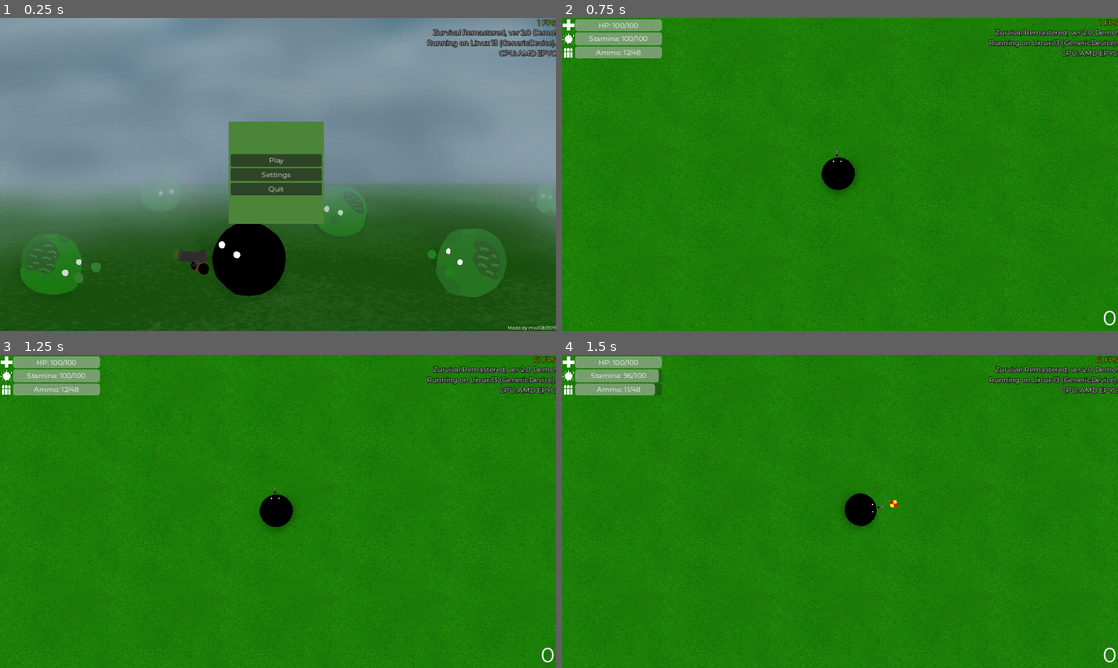
Above: before the commit, frames 1-4 (two rows, left to right).
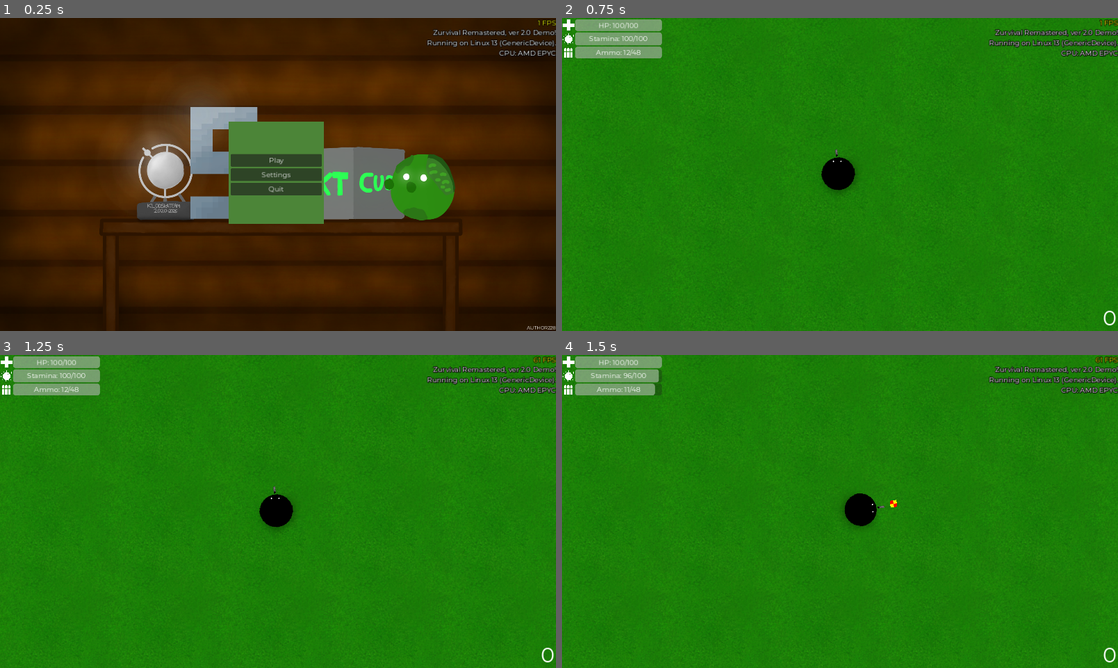
Above: after the commit, the same moments.

Repository: klodskateam/zurvival-remastered
Game: Godot game, scene res://menu.tscn
Two runs of this game, one before a commit and one after it. Both use one fixed random seed, a clock stepped at 60 frames per second and the inputs below.
Inputs (mouse positions are in pixels of both pictures, inside the frame that each line leads up to):
- Up to frame 1 (0.25 s): no input
- Up to frame 2 (0.75 s): click "Play" at 0.5 s
- Up to frame 3 (1.25 s): no input
- Up to frame 4 (1.5 s): tap Enter at 1.25 s; move the mouse to (962, 495) at 1.27 s; hold D (right) from 1.28 s (still down); hold Shift (run) from 1.28 s (still down); click (962, 495) at 1.42 s

The runs differ from the first frame. In frame 1, 93% of the frame differs, in the area x 0-100%, y 0-100%; in frame 2, nothing differs; in frame 3, nothing differs; in frame 4, nothing differs.
Error in both runs: Invalid type in function 'set_locale' in base 'TranslationServer'. Cannot convert argument 1 from Nil to String. (res://global.gd:20)

Commit message:
смена фонов каждые 5 секунд (возможно нестабильно!)

Diff:
--- a/background.gd
+++ b/background.gd
@@ -1,5 +1,5 @@
 extends Sprite2D
-
+var BGTIME = 0
 const BG1 = [
 	preload("res://bgs/8.png"),
 	"mw10b1909"
@@ -35,31 +35,34 @@
 const images = 8
 # Called when the node enters the scene tree for the first time.
 func _ready() -> void:
-	if randi_range(1, images) == 1:
-		texture = BG1[0]
-		$Label.text = tr("$createdby") + " " + BG1[1]
-	if randi_range(1, images) == 2:
-		texture = BG2[0]
-		$Label.text = tr("$createdby") + " " + BG2[1]
-	if randi_range(1, images) == 3:
-		texture = BG3[0]
-		$Label.text = tr("$createdby") + " " + BG3[1]
-	if randi_range(1, images) == 4:
-		texture = BG4[0]
-		$Label.text = tr("$createdby") + " " + BG4[1]
-	if randi_range(1, images) == 5:
-		texture = BG5[0]
-		$Label.text = tr("$createdby") + " " + BG5[1]
-	if randi_range(1, images) == 6:
-		texture = BG6[0]
-		$Label.text = tr("$createdby") + " " + BG6[1]
-	if randi_range(1, images) == 7:
-		texture = BG7[0]
-		$Label.text = tr("$createdby") + " " + BG7[1]
-	if randi_range(1, images) == 8:
-		texture = BG8[0]
-		$Label.text = tr("$createdby") + " " + BG8[1]
+	pass
 
 
 func _process(delta: float) -> void:
-	pass
+	BGTIME += delta
+	if BGTIME >= 5:
+		BGTIME -= 5
+		if randi_range(1, images) == 1:
+			texture = BG1[0]
+			$Label.text = tr("$createdby") + " " + BG1[1]
+		if randi_range(1, images) == 2:
+			texture = BG2[0]
+			$Label.text = tr("$createdby") + " " + BG2[1]
+		if randi_range(1, images) == 3:
+			texture = BG3[0]
+			$Label.text = tr("$createdby") + " " + BG3[1]
+		if randi_range(1, images) == 4:
+			texture = BG4[0]
+			$Label.text = tr("$createdby") + " " + BG4[1]
+		if randi_range(1, images) == 5:
+			texture = BG5[0]
+			$Label.text = tr("$createdby") + " " + BG5[1]
+		if randi_range(1, images) == 6:
+			texture = BG6[0]
+			$Label.text = tr("$createdby") + " " + BG6[1]
+		if randi_range(1, images) == 7:
+			texture = BG7[0]
+			$Label.text = tr("$createdby") + " " + BG7[1]
+		if randi_range(1, images) == 8:
+			texture = BG8[0]
+			$Label.text = tr("$createdby") + " " + BG8[1]
